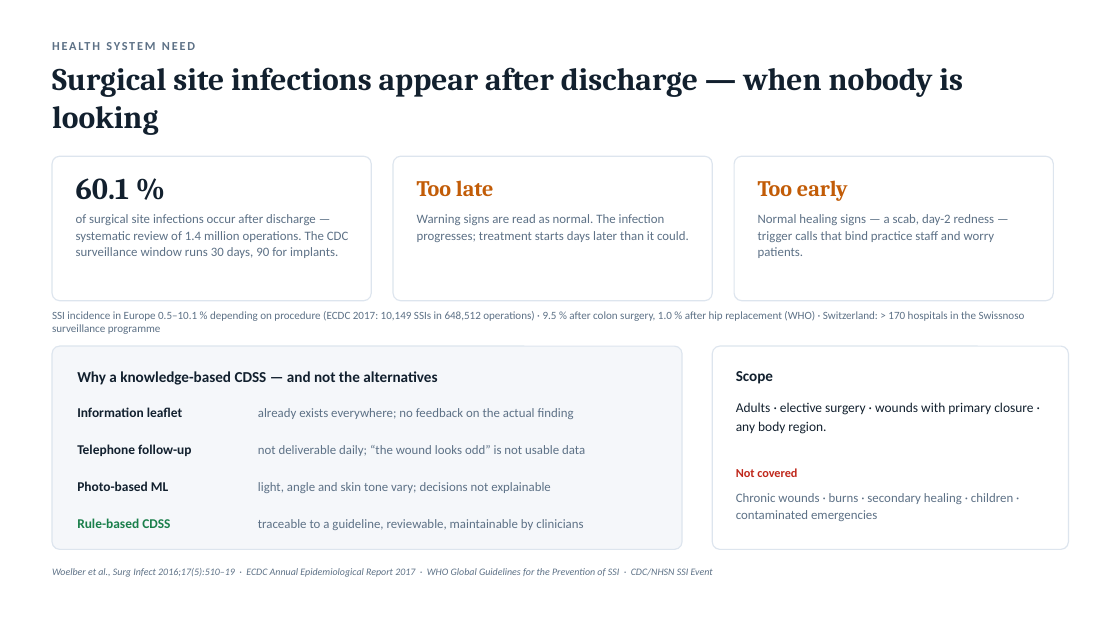
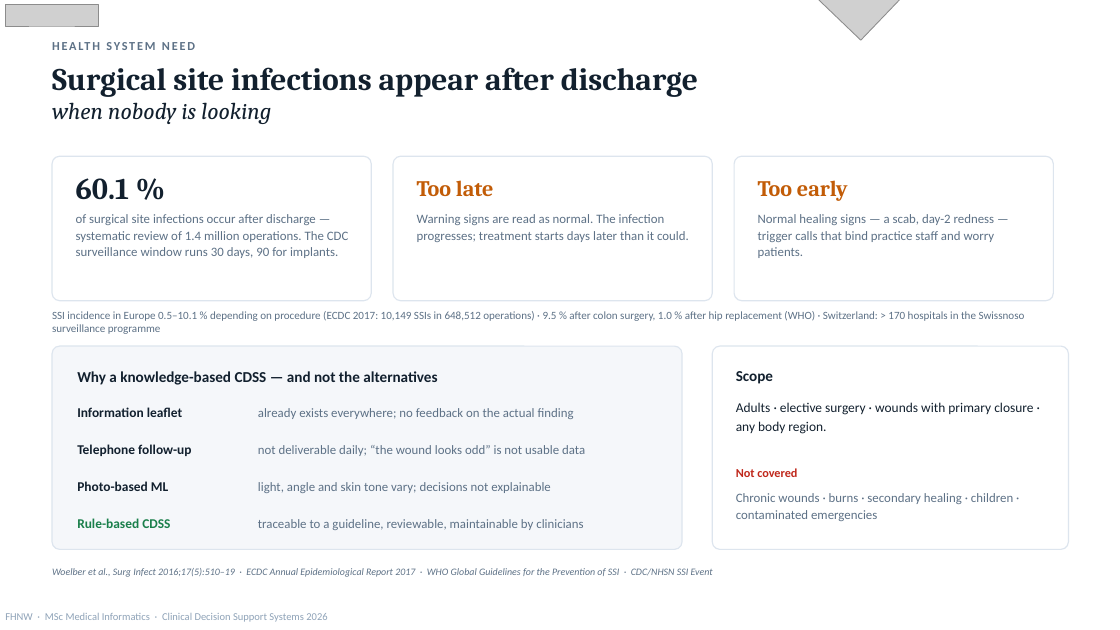
Before and after one commit to Sivanajani/smart-wound-guideline-app, a slide deck: slide 2 of submission/WundCheck_CDSS_Presentation.pptx. Drawn at 1120x630 pixels with LibreOffice and Linux fonts; fonts in the diff are those of the drawing; grey boxes stand for pictures. Boxes give left, top, right and bottom in pixels: in the first picture for what was removed or moved away, otherwise in the second. Text is boxed around its words. In the diff, an @@ line names an element or a change of style, - is before the commit and + after.

```diff
--- a/submission/WundCheck_CDSS_Presentation.pptx
+++ b/submission/WundCheck_CDSS_Presentation.pptx
@@ picture added at (5,4,98,26) @@
@@ picture added at (738,0,1024,40) @@
@@ text at (52,67,698,124): text changed @@
-Surgical site infections appear after discharge — when nobody is looking
+Surgical site infections appear after discharge
+when nobody is looking
@@ text added at (5,613,327,622), 9 pt, text #8FA3B8 @@
+FHNW · MSc Medical Informatics · Clinical Decision Support Systems 2026
```
Also in this commit, not shown: 24 other slides changed, 1 slide added, 1 slide removed, 4 other files.
